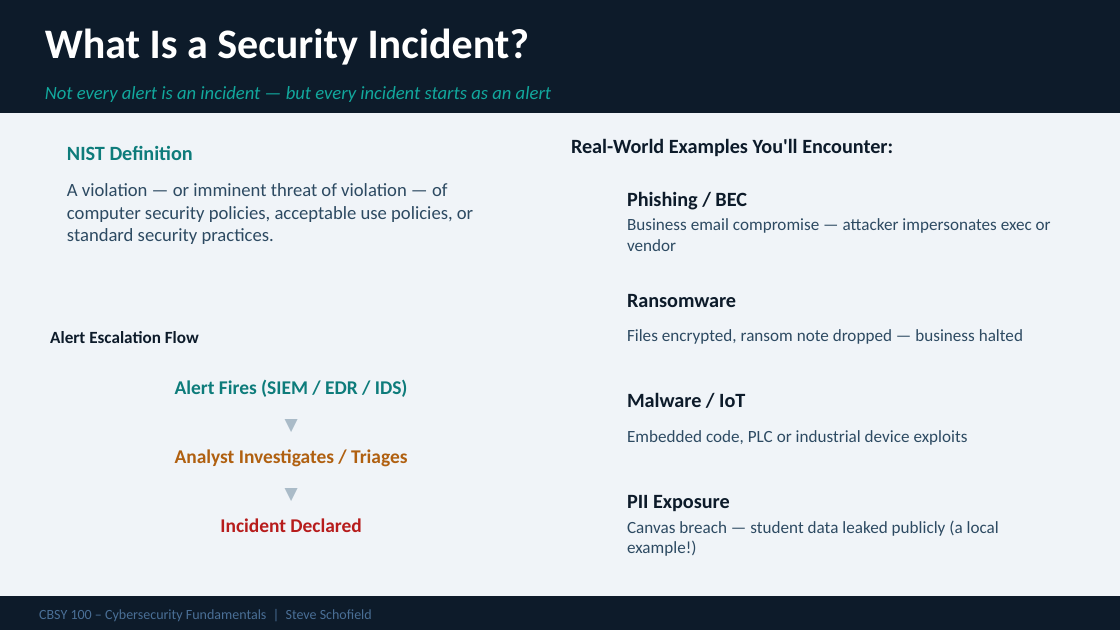
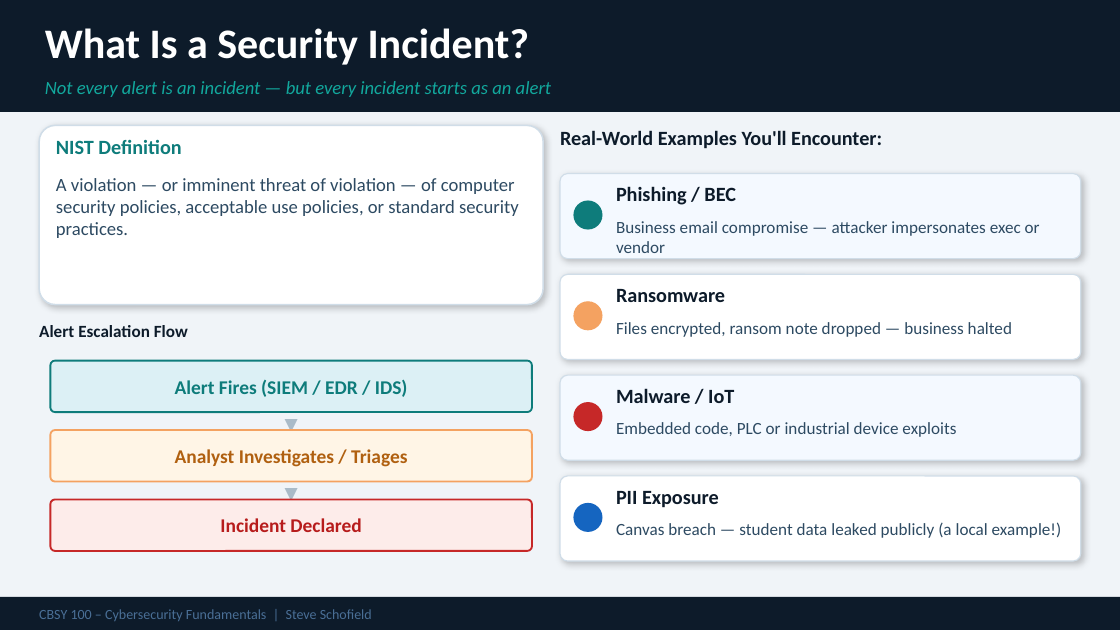
Before and after one commit to steveschofield/scripts, a slide deck: slide 2 of IR_Demo_Schofield.pptx. Drawn at 1120x630 pixels with LibreOffice and Linux fonts; fonts in the diff are those of the drawing. Boxes give left, top, right and bottom in pixels: in the first picture for what was removed or moved away, otherwise in the second. Text is boxed around its words. In the diff, an @@ line names an element or a change of style, - is before the commit and + after.

```diff
--- a/IR_Demo_Schofield.pptx
+++ b/IR_Demo_Schofield.pptx
@@ rectangle at bbox=[0, 0, 1120, 112]: outline #0D1B2A 1 pt to none @@
@@ rounded rectangle at bbox=[39, 125, 543, 305]: shape to rounded rectangle; shadow off @@
@@ text "A violation — or imminent ..." rewrapped from bbox=[67, 183, 473, 244] to bbox=[56, 178, 519, 238] @@
@@ ellipse at bbox=[573, 200, 603, 230]: oval to ellipse; outline #0E7C7B 1 pt to none @@
@@ ellipse at bbox=[573, 301, 603, 330]: oval to ellipse; outline #F4A261 1 pt to none @@
@@ ellipse at bbox=[573, 402, 603, 431]: oval to ellipse; outline #C62828 1 pt to none @@
@@ shape to rounded rectangle; outline #D0DDE8 1 pt to #D0DDE8 0.75 pt; shadow off in 4 elements at bbox=[560, 174, 1081, 259], bbox=[560, 274, 1081, 360], bbox=[560, 375, 1081, 460], bbox=[560, 476, 1081, 561] @@
@@ shape to rounded rectangle in 3 elements at bbox=[50, 361, 532, 412], bbox=[50, 430, 532, 482], bbox=[50, 500, 532, 551] @@
@@ ellipse at bbox=[573, 503, 603, 532]: oval to ellipse; outline #1565C0 1 pt to none @@
@@ vertical alignment middle to top in 12 elements at bbox=[45, 81, 551, 97], bbox=[56, 139, 181, 154], bbox=[39, 325, 188, 337], bbox=[560, 130, 882, 148], bbox=[616, 186, 736, 205], bbox=[616, 221, 1040, 253], bbox=[616, 289, 725, 302], bbox=[616, 322, 1012, 337], bbox=[616, 388, 734, 403], bbox=[616, 422, 956, 437], bbox=[616, 491, 719, 508], bbox=[616, 522, 1062, 538] @@
```
Also in this commit, not shown: 6 other slides changed.
